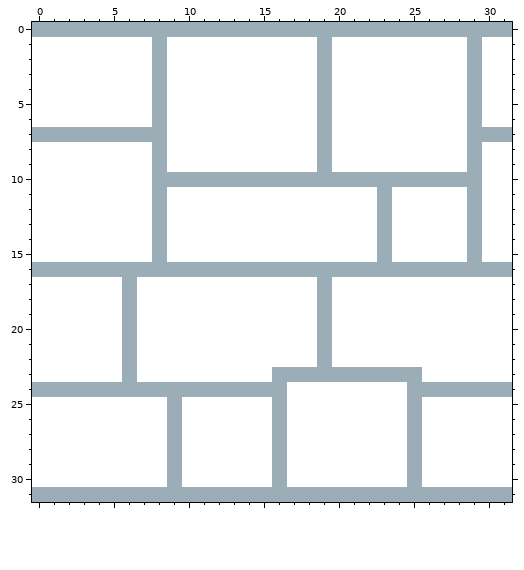
Pixel-art file, stored at Assets/Art/Tiles/Cobblestone.ase. The picture above was drawn from the file before the commit.
32x32 pixels, 1 frame.
New version:
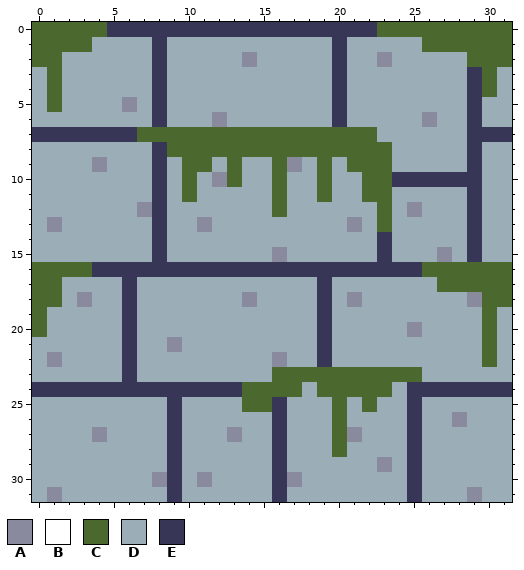
Palette (. is transparent): A #898a9e  B #ffffff  C #4b692f  D #9badb7  E #383657
The author wrote: Finish rough draft of cobblestone
Difference:
layer "Base color" added
layer "Brick outline" added
layer "Brick effects" added
layer "Weeds" added
layer "Layer 1" removed
Changed rows in their new state; - is an unchanged pixel.
first column x 0:
 0 CCCCCEEEEEEEEEEEEEEEEEECCCCCCCCC
 1 CCCCDDDDEDDDDDDDDDD-EDDDDDCCCCCC
 2 CCDDDDDDEDDDDDADDDD-EDDADDDDDCCC
 3 DCDDDDDDEDDDDDDDDDD-EDDDDDDDDECD
 4 DCDDDDDDEDDDDDDDDDD-EDDDDDDDDECD
 5 DCDDDDADEDDDDDDDDDD-EDDDDDDDDEDD
 6 DDDDDDDDEDDDADDDDDD-EDDDDDADDEDD
 7 EEEEEEECCCCCCCCCCCCCCCCDDDDDDEEE
 8 DDDDDDDDECCCCCCCCCCCCCCCDDDDDEDD
 9 DDDDADDDEDCCDCDDCADCDCCCDDDDDEDD
10 DDDDDDDDE-C-AC--C--C--CCEEEEEEDD
11 DDDDDDDDEDCDDDDDCDDCDDCCDDDDDEDD
12 DDDDDDDAEDDDDDDDCDDDDDDCDADDDEDD
13 DADDDDDDEDDADDDDDDDDDADCDDDDDEDD
14 DDDDDDDDEDDDDDDDDDDDDDDEDDDDDEDD
15 DDDDDDDDEDDDDDDDADDDDDDEDDDADEDD
16 CCCCEEEEEEEEEEEEEEEEEEEEEECCCCCC
17 CCDDDDEDDDDDDDDDDDDEDDDDDDDCCCCC
18 CCDADDEDDDDDDDADDDDEDADDDDDDDACC
19 CDDDDDEDDDDDDDDDDDDEDDDDDDDDDDCD
20 CDDDDDEDDDDDDDDDDDDEDDDDDADDDDCD
21 DDDDDDEDDADDDDDDDDDEDDDDDDDDDDCD
22 DADDDDEDDDDDDDDDADDEDDDDDDDDDDCD
23 DDDDDDEDDDDDDDDDCCCCCCCCCCDDDDDD
24 EEEEEEEEEEEEEECCCCDCCCCCDEEEEEEE
25 DDDDDDDDDEDDDDCCEDDDCDCDDEDDDDDD
26 DDDDDDDDDEDDDDDDEDDDCDDDDEDDADDD
27 DDDDADDDDEDDDADDEDDDCADDDEDDDDDD
28 DDDDDDDDDEDDDDDDEDDDCDDDDEDDDDDD
29 DDDDDDDDDEDDDDDDEDDDDDDADEDDDDDD
30 DDDDDDDDAEDADDDDEADDDDDDDEDDDDDD
31 -A-------E------E--------E---A--
Pixel boxes of the changes (left, top, right, bottom) in both pictures:
changed: (32, 22, 512, 502)
